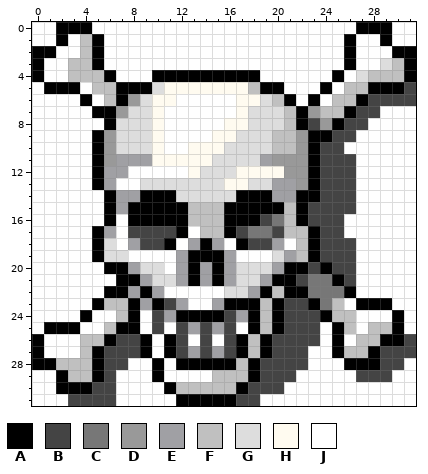
Pixel-art sprite -- demoRunner/etc/skull.png. That is the earlier state.
The file is 32x32 pixels.
Palette (. is transparent): A #000000  B #444444  C #777777  D #999999  E #a0a0a4  F #c0c0c0  G #dddddd  H #fffbf0  J #ffffff
Pixels before, first column x 0:
 0 JJAAAJJJJJJJJJJJJJJJJJJJJJJAAAJJ
 1 JJAJFAJJJJJJJJJJJJJJJJJJJJAJJAJJ
 2 AAJJFAJJJJJJJJJJJJJJJJJJJJAJJJAA
 3 AJJFFAJJJJJJJJJJJJJJJJJJJJAJJGFA
 4 AJJFFFAJJJAAAAAAAAAJJJJJJAJGFFFA
 5 JAAAJFFAAAGHHHHHHHFAAJJJAJFFAAAB
 6 JJJJAJFADGHHJJJJJHHGFAJAJFFABBBB
 7 JJJJJAADGGHJJJJJJHGGGFADFFABBJJJ
 8 JJJJJJAGGGHJJJJJHHGGGFABDABBJJJJ
 9 JJJJJADGGGHJJJJHHGGGFFDAABBJJJJJ
10 JJJJJADGGGHJJHHHGGGGFFDABBJJJJJJ
11 JJJJJADEEEHHHHHGGGGEDDDABBBJJJJJ
12 JJJJJAEEJJJJJHGGGHHHHDDABBBJJJJJ
13 JJJJJAEJJGGGGGGGHHGGEEDABBBJJJJJ
14 JJJJJJAEEAAAGGGGGAAAEEAABBBJJJJJ
15 JJJJJJAEAAAAAFFFAAAAAFABBBBJJJJJ
16 JJJJJJAJAAAAAFFFAAABCFABBBJJJJJJ
17 JJJJJAEJBBBBAJFFABCCBFFABBJJJJJJ
18 JJJJJAGJEBBAJEAEJABBEJFABBBJJJJJ
19 JJJJJAGGJJJJEAAAEJJJGEFABBBJJJJJ
20 JJJJJJAAEGGJEAEAEGGGEAABABBJJJJJ
21 JJJJJJJAAEGGEAEAEGGEAABCCABJJJJJ
22 JJJJJJAAEAEJJJJJGGEAFAACCCAJJJJJ
23 JJJJJAFFAEABEJJEAAAFABBACFJAAAJJ
24 JJJJAJJFAJBEAAAABEAFABBBAFFJJJAJ
25 JAAAJJFAAJBJBEBEBJAFABBBJAFJFFAJ
26 AJJJFFABBAJABJBJBAFABBBBJAJFFAAB
27 AJJJFABBBAJABEBEBAFABBBJJAFFABBB
28 AAFFFABBJJAJAAAAAFABBBBJJJAAABBJ
29 JJAFFABJJJAJJJJFFFABBBJJJJJBBBJJ
30 JJAAABBJJJJAFFFFFABBBJJJJJJJJJJJ
31 JJJBBBBJJJJJAAAAABBJJJJJJJJJJJJJ
Now the later version:
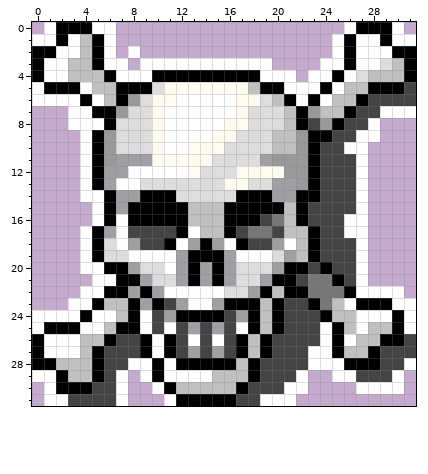
Diff:
y 0: x 0 J -> .; x 7..25 JJJJJJJJJJJJJJJJJJJ -> ...................; x 31 J -> .
y 1: x 7..24 JJJJJJJJJJJJJJJJJJ -> ..................
y 2: x 7 J -> .; x 9..24 JJJJJJJJJJJJJJJJ -> ................
y 3: x 8 J -> .; x 20..23 JJJJ -> ....
y 4: x 22 J -> .
y 7: x 0..2 JJJ -> ...
y 8: x 0..2 JJJ -> ...; x 29..31 JJJ -> ...
y 9: x 0..3 JJJJ -> ....; x 29..31 JJJ -> ...
y 10..14: x 0..3 JJJJ -> ....; x 28..31 JJJJ -> ....
y 15..16: x 0..4 JJJJJ -> .....; x 28..31 JJJJ -> ....
y 17..20: x 0..3 JJJJ -> ....; x 28..31 JJJJ -> ....
y 21: x 0..4 JJJJJ -> .....; x 28..31 JJJJ -> ....
y 22: x 0..3 JJJJ -> ....; x 31 J -> .
y 23: x 0..2 JJJ -> ...
y 29: x 8 J -> .; x 23..24 JJ -> ..; x 31 J -> .
y 30: x 0 J -> .; x 8..9 JJ -> ..; x 23..26 JJJJ -> ....; x 31 J -> .
y 31: x 0 J -> .; x 8..10 JJJ -> ...; x 22..31 JJJJJJJJJJ -> ..........
Where, in picture pixels (left, top, right, bottom), the same in both pictures:
erased: (32, 22, 44, 34)
erased: (116, 22, 344, 82)
erased: (404, 22, 416, 34)
erased: (32, 106, 92, 310)
erased: (368, 118, 416, 298)
erased: (128, 370, 164, 406)
erased: (296, 370, 416, 406)
erased: (32, 382, 44, 406)
